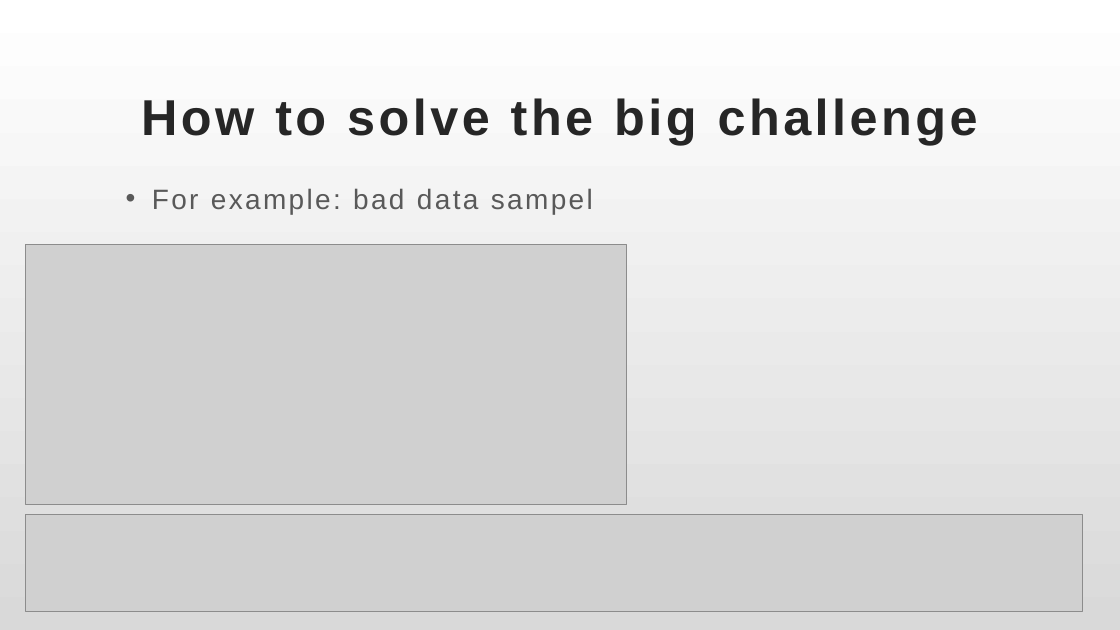
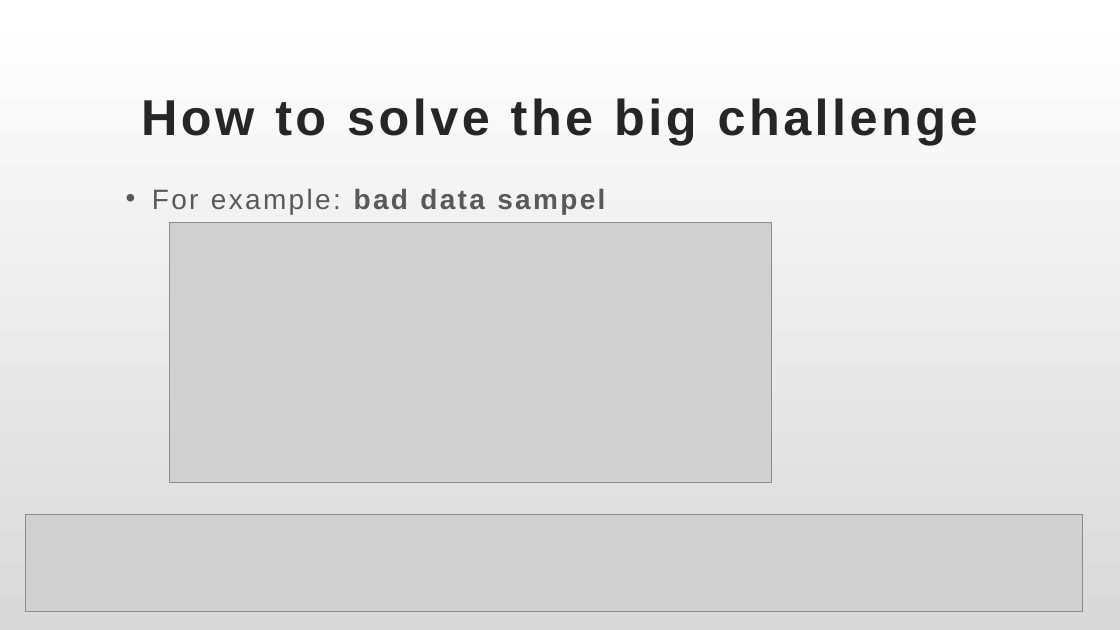
Before and after one commit to Yuehao-Wang/AIM-5001, a slide deck: slide 15 of Y_Wang_Final_Project_Presentation.pptx. Drawn at 1120x630 pixels with LibreOffice and Linux fonts; fonts in the diff are those of the drawing; grey boxes stand for pictures. Boxes give left, top, right and bottom in pixels: in the first picture for what was removed or moved away, otherwise in the second. Text is boxed around its words. In the diff, an @@ line names an element or a change of style, - is before the commit and + after.

```diff
--- a/Y_Wang_Final_Project_Presentation.pptx
+++ b/Y_Wang_Final_Project_Presentation.pptx
@@ subtitle "For example: bad data sampel" at (152, 188, 605, 214): bold on in "bad data sampel" @@
@@ picture: place and size @@
-picture at (25, 245, 627, 505)
+picture at (170, 223, 771, 483)
```
Also in this commit, not shown: 12 other slides changed.
